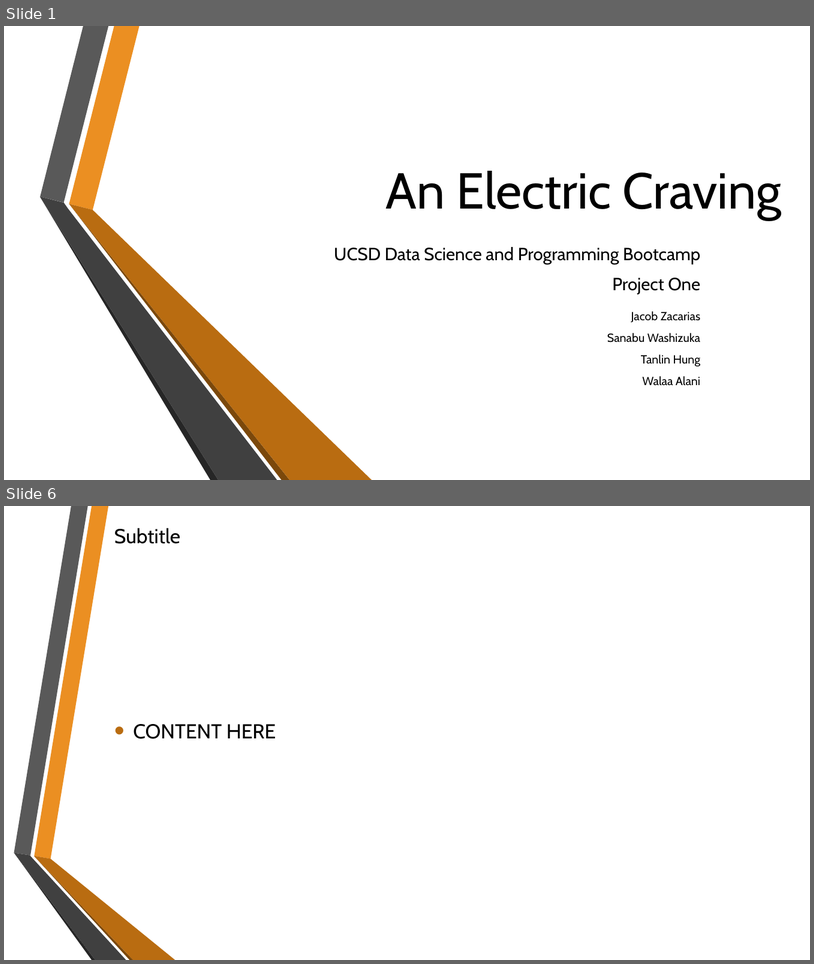
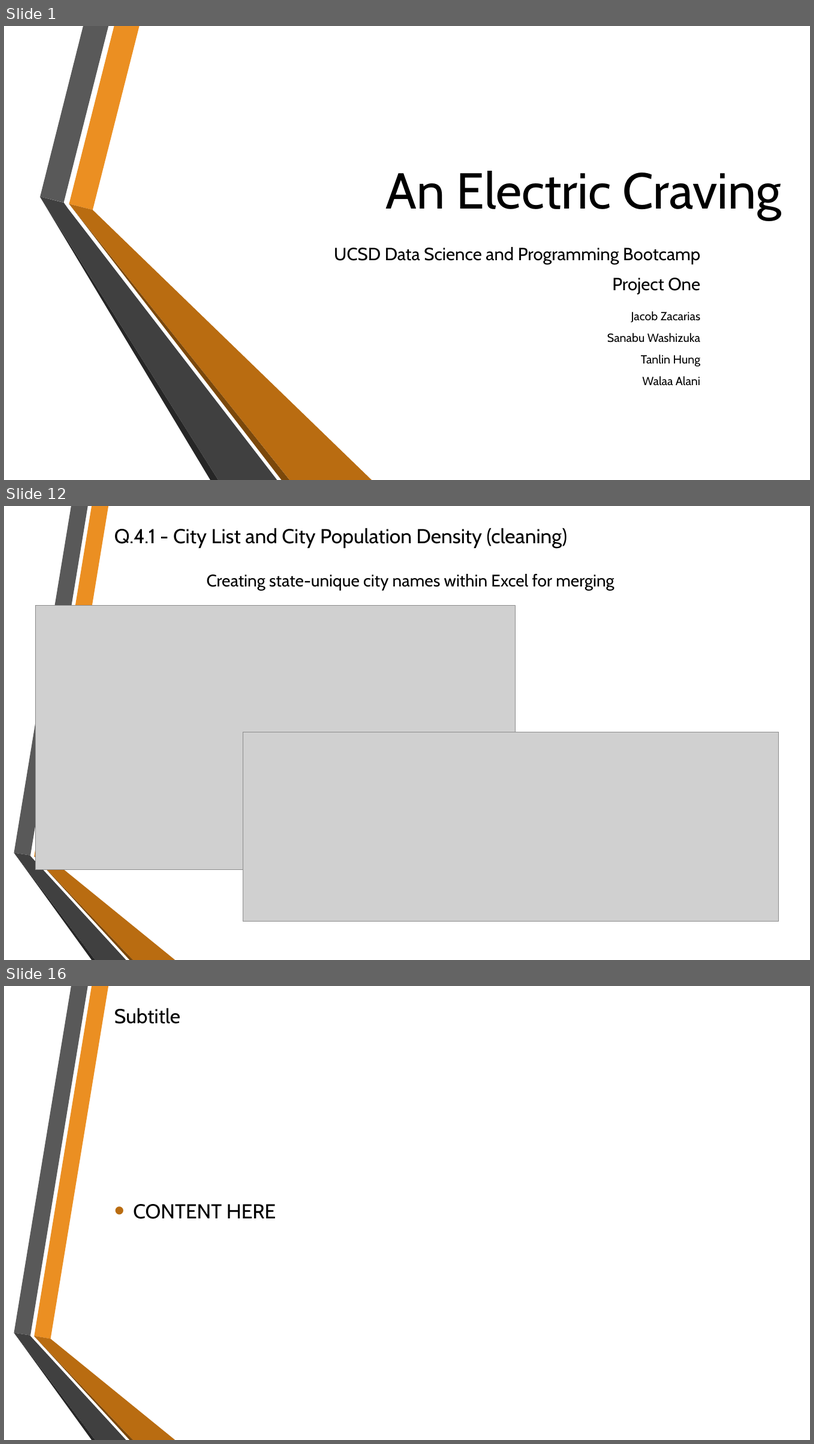
Before and after one commit to SanabuW/project-one, a slide deck: An Electric Craving.pptx. Shown one above the other, each under a label of ours: slides 1 and 6 before the commit, slides 1, 12 and 16 after it; the slides between them are not shown. The pictures are 814x964 and 814x1444 pixels, drawn with LibreOffice and Linux fonts; fonts in the diff are those of the drawing; grey boxes stand for pictures; background and template pictures are left out. Boxes give left, top, right and bottom in pixels: in the first picture for what was removed or moved away, otherwise in the second. Text is boxed around its words. In the diff, an @@ line names an element or a change of style, - is before the commit and + after.

```diff
--- a/An Electric Craving.pptx
+++ b/An Electric Craving.pptx
@@ slide 12 added at (x1=4, y1=506, x2=810, y2=960), background picture (left out); not listed: 6 template elements that a slide beside it also shows @@
@@ title added at (x1=114, y1=528, x2=567, y2=548), 24 pt, text #000000 @@
+Q.4.1 - City List and City Population Density (cleaning)
@@ text added at (x1=207, y1=574, x2=614, y2=590), 20 pt, text #000000 @@
+Creating state-unique city names within Excel for merging
@@ picture added at (x1=35, y1=606, x2=516, y2=870) @@
@@ picture added at (x1=243, y1=732, x2=779, y2=921) @@
@@ what was slide 6 is now slide 16 @@
```
Also in this commit, not shown: 2 slides changed, 11 other slides added, 2 slides removed, 19 other files.
